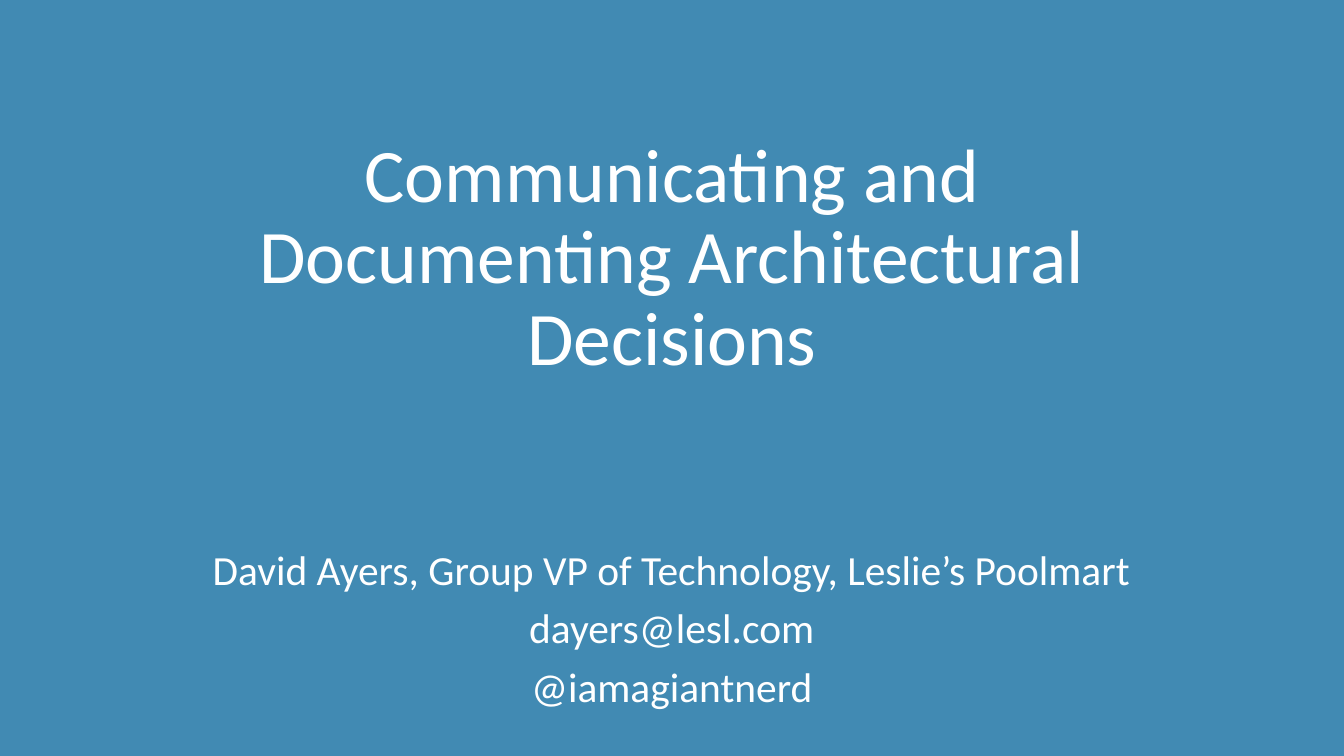
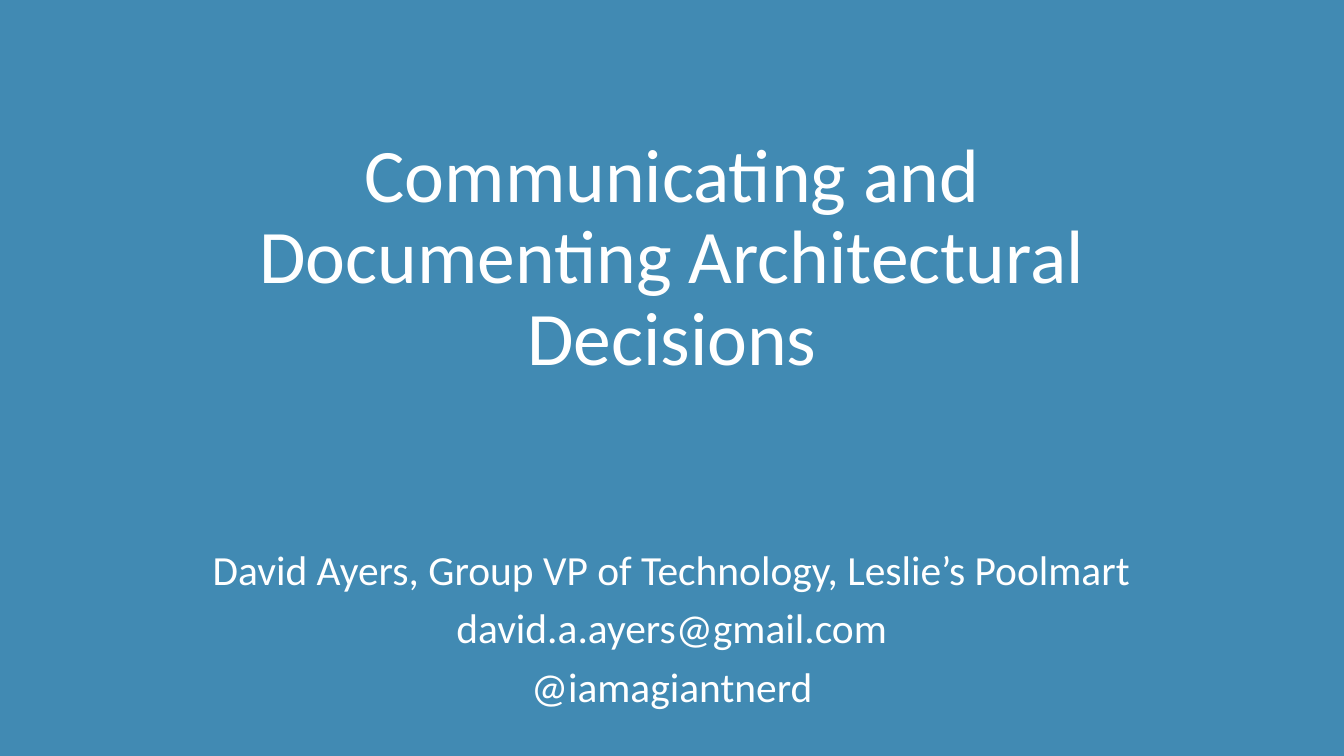
Before and after one commit to davidaayers/comm-and-doc-arch-decisions, a slide deck: slide 1 of comm-and-doc-arch-decisions.pptx. Drawn at 1344x756 pixels with LibreOffice and Linux fonts; fonts in the diff are those of the drawing. Boxes give left, top, right and bottom in pixels: in the first picture for what was removed or moved away, otherwise in the second. Text is boxed around its words. In the diff, an @@ line names an element or a change of style, - is before the commit and + after.

```diff
--- a/comm-and-doc-arch-decisions.pptx
+++ b/comm-and-doc-arch-decisions.pptx
@@ subtitle at (456, 614, 887, 650): text changed @@
-dayers@lesl.com
+david.a.ayers@gmail.com
```
Also in this commit, not shown: 14 other slides changed, 1 slide removed.
